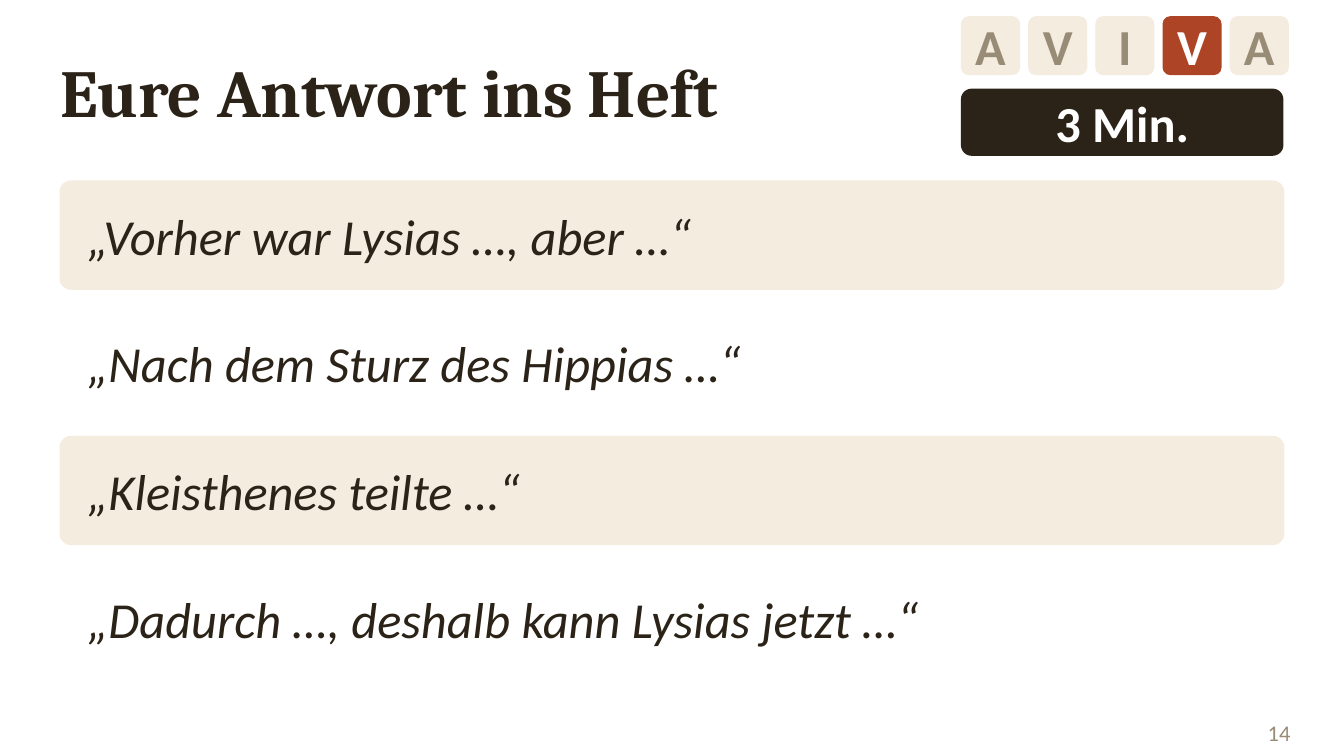
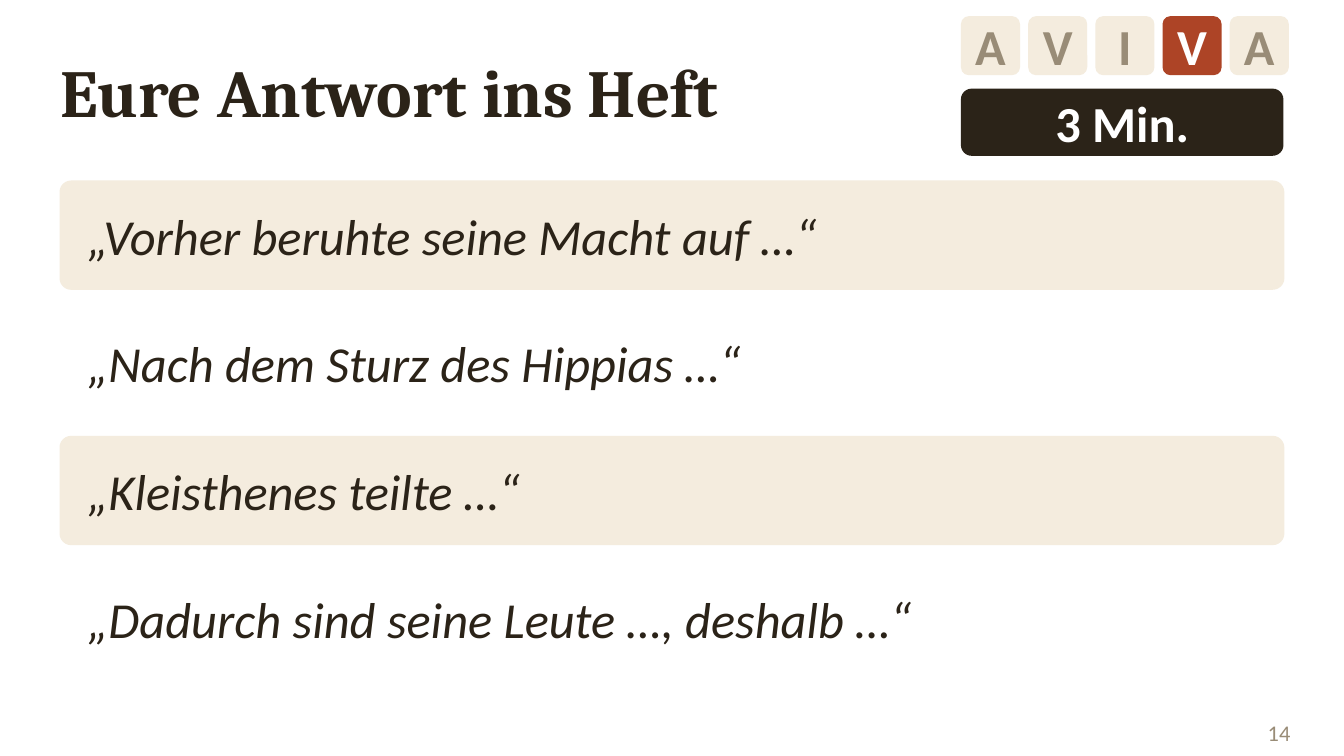
Before and after one commit to golzkonstantin-gif/Schule, a slide deck: slide 14 of Geschichte_11/Stunde_Kleisthenes/Folien_Kleisthenes.pptx. Drawn at 1344x756 pixels with LibreOffice and Linux fonts; fonts in the diff are those of the drawing. Boxes give left, top, right and bottom in pixels: in the first picture for what was removed or moved away, otherwise in the second. Text is boxed around its words. In the diff, an @@ line names an element or a change of style, - is before the commit and + after.

```diff
--- a/Geschichte_11/Stunde_Kleisthenes/Folien_Kleisthenes.pptx
+++ b/Geschichte_11/Stunde_Kleisthenes/Folien_Kleisthenes.pptx
@@ text at bbox=[87, 220, 749, 262]: text changed @@
-„Vorher war Lysias …, aber …“
+„Vorher beruhte seine Macht auf …“
@@ text at bbox=[87, 603, 844, 645]: text changed @@
-„Dadurch …, deshalb kann Lysias jetzt …“
+„Dadurch sind seine Leute …, deshalb …“
```
Also in this commit, not shown: 11 other slides changed, 19 other files.
